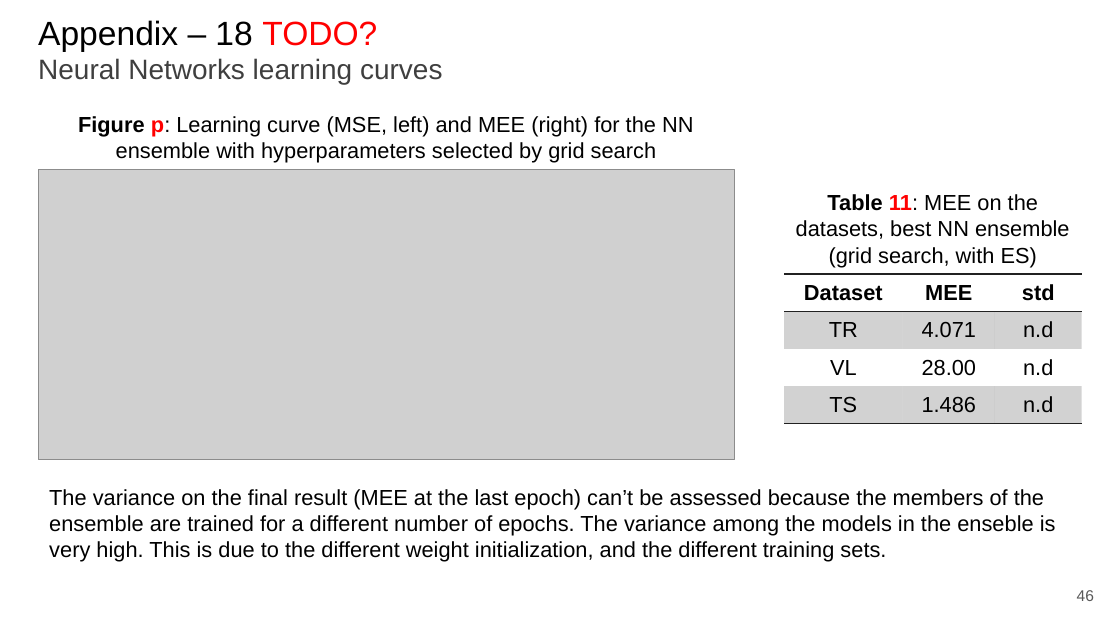
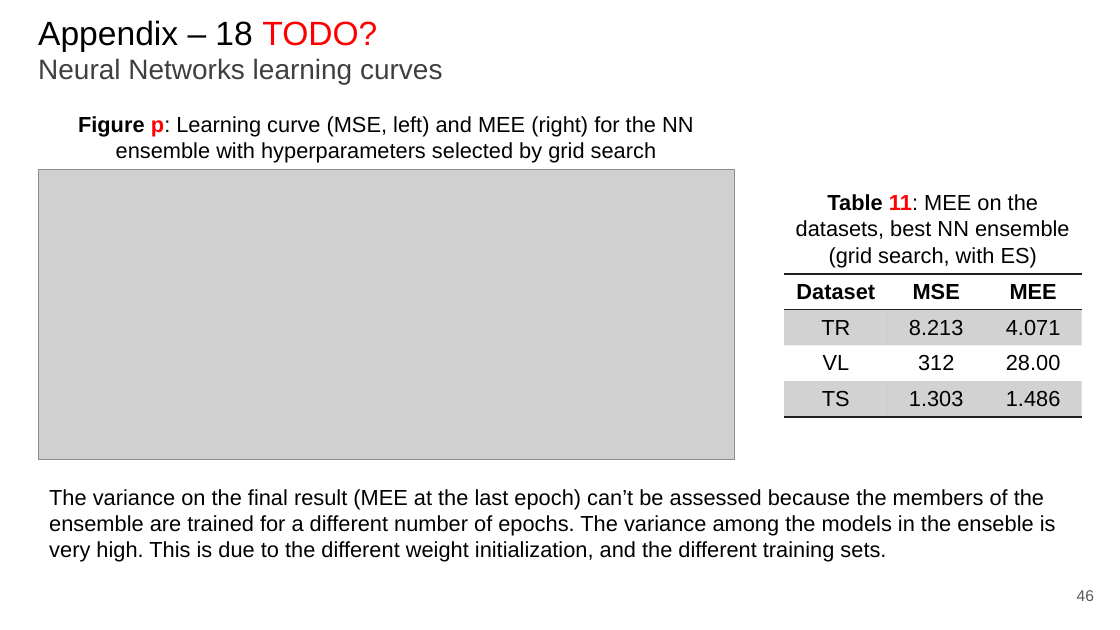
Before and after one commit to paolo-junior-mollica/machine-learning-project, a slide deck: slide 46 of relazione/Canduci_Marino_Mollica.pptx. Drawn at 1120x630 pixels with LibreOffice and Linux fonts; fonts in the diff are those of the drawing; grey boxes stand for pictures. Boxes give left, top, right and bottom in pixels: in the first picture for what was removed or moved away, otherwise in the second. Text is boxed around its words. In the diff, an @@ line names an element or a change of style, - is before the commit and + after.

```diff
--- a/relazione/Canduci_Marino_Mollica.pptx
+++ b/relazione/Canduci_Marino_Mollica.pptx
@@ table at [784,274,1083,423] @@
-row 1, column 2: MEE
+row 1, column 2: MSE
-row 1, column 3: std
+row 1, column 3: MEE
-row 2, column 2: 4.071
+row 2, column 2: 8.213
-row 2, column 3: n.d
+row 2, column 3: 4.071
-row 3, column 2: 28.00
+row 3, column 2: 312
-row 3, column 3: n.d
+row 3, column 3: 28.00
-row 4, column 2: 1.486
+row 4, column 2: 1.303
-row 4, column 3: n.d
+row 4, column 3: 1.486
```
Also in this commit, not shown: 6 other slides changed.
